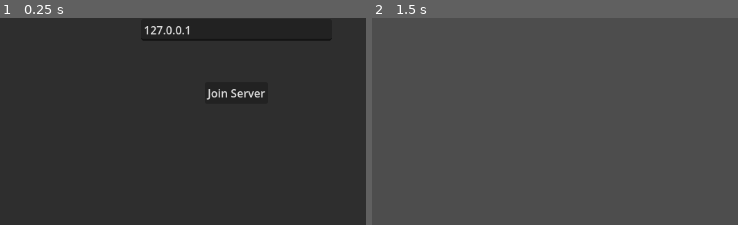
Above: before the commit, frames 1-2 (left to right).
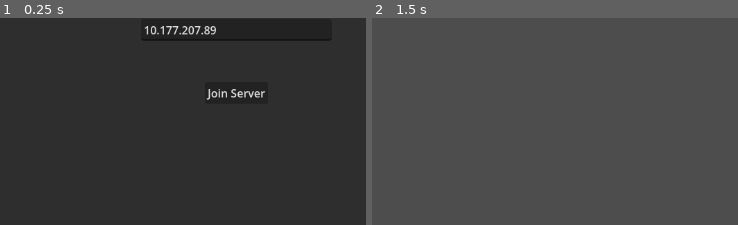
Above: after the commit, the same moments.

Repository: yeet230/Multiplayer-FPS
Game: Godot game, scene res://Levels/game.tscn
The game is run twice, just before and just after one commit, with the same random seed, the same clock (stepped at 60 frames per second) and the same inputs.
Inputs (mouse positions are % of the whole screen's width and height, from its top left):
- Up to frame 1 (0.25 s): no input
- Up to frame 2 (1.5 s): click (50, 40) at 0.52 s; type "Alex" at 0.6 s; click "Join Server" at 1.25 s
The pictures show only the part of the screen within x 18-68%, y 48-98%; the shares and areas given below are measured in that part.

The runs differ from the first frame. In frame 1, 0.5% of the frame differs, in the area x 41-60%, y 3-9%; in frame 2, nothing differs.

Commit message:
again same as before

Diff:
--- a/Multiplayer/Menu/MultiplayerMenu.gd
+++ b/Multiplayer/Menu/MultiplayerMenu.gd
@@ -8,7 +8,7 @@
 
 func _ready() -> void:
 	_auto_mode_set()
-	print(IP.get_local_addresses())
+	#print(IP.get_local_addresses())
 
 func _input(event: InputEvent) -> void:
 	if event.is_action("ballTest"):
--- a/Multiplayer/Menu/MultiplayerMenu.tscn
+++ b/Multiplayer/Menu/MultiplayerMenu.tscn
@@ -119,7 +119,8 @@
 unique_name_in_owner = true
 layout_mode = 2
 theme = ExtResource("1_bkn5d")
-text = "127.0.0.1"
+text = "10.177.207.89"
+placeholder_text = "IP Here:"
 
 [node name="IP" type="Label" parent="PlayTabContainer/JoinServer/VBoxContainer/VBoxContainer/IPInput" unique_id=1855296974]
 layout_mode = 0
